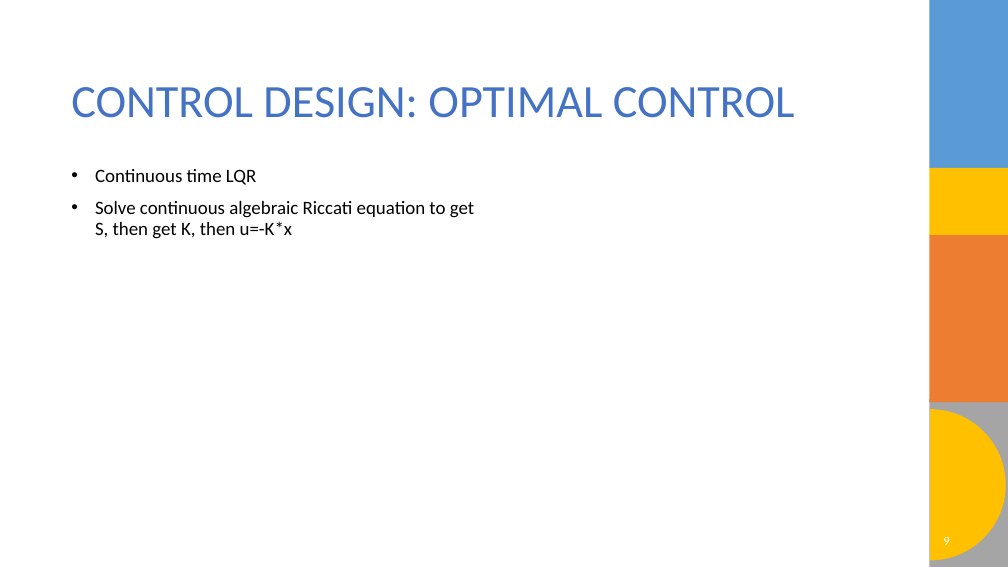
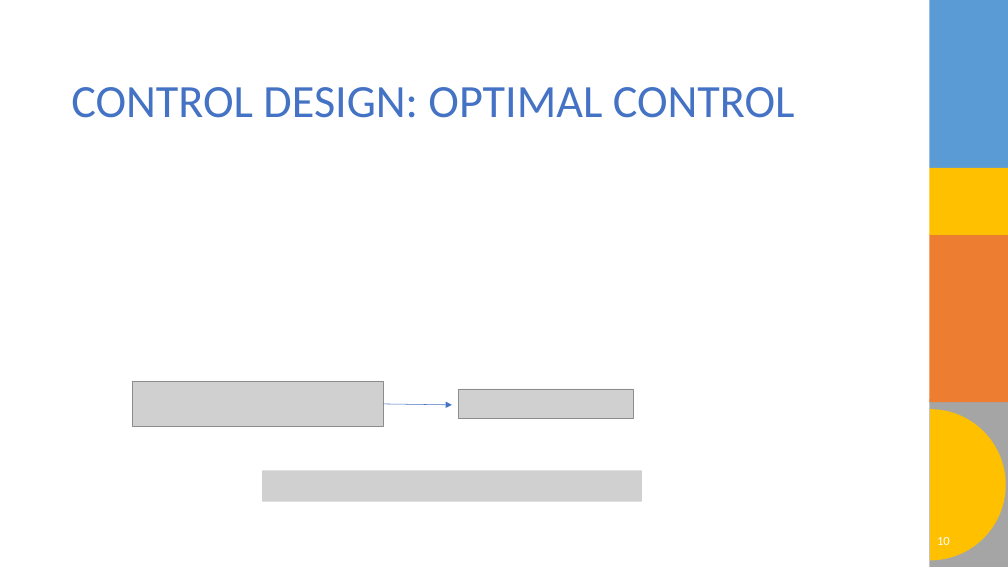
Before and after one commit to o-blip/school-2025-fall, a slide deck: slide 10 of Optimal_Controls/Project/Project Slides.pptx (slide 9 before the commit). Drawn at 1008x567 pixels with LibreOffice and Linux fonts; fonts in the diff are those of the drawing; grey boxes stand for pictures; background and template pictures are left out. Boxes give left, top, right and bottom in pixels: in the first picture for what was removed or moved away, otherwise in the second. Text is boxed around its words. In the diff, an @@ line names an element or a change of style, - is before the commit and + after.

```diff
--- a/Optimal_Controls/Project/Project Slides.pptx
+++ b/Optimal_Controls/Project/Project Slides.pptx
@@ text removed at [95, 169, 474, 239] @@
-• Continuous time LQR
-• Solve continuous algebraic Riccati equation to get S, then get K, then u=-K*x
@@ picture added at [132, 382, 383, 426] @@
@@ picture added at [459, 389, 634, 420] @@
@@ arrow added from (383, 404) to (452, 405), #4472C4 0.5 pt @@
@@ picture added at [262, 470, 642, 501] @@
@@ page number at [937, 537, 950, 545]: text changed @@
-9
+10
```
Also in this commit, not shown: 7 other slides changed, 2 slides added, 1 slide removed, 5 other files.
